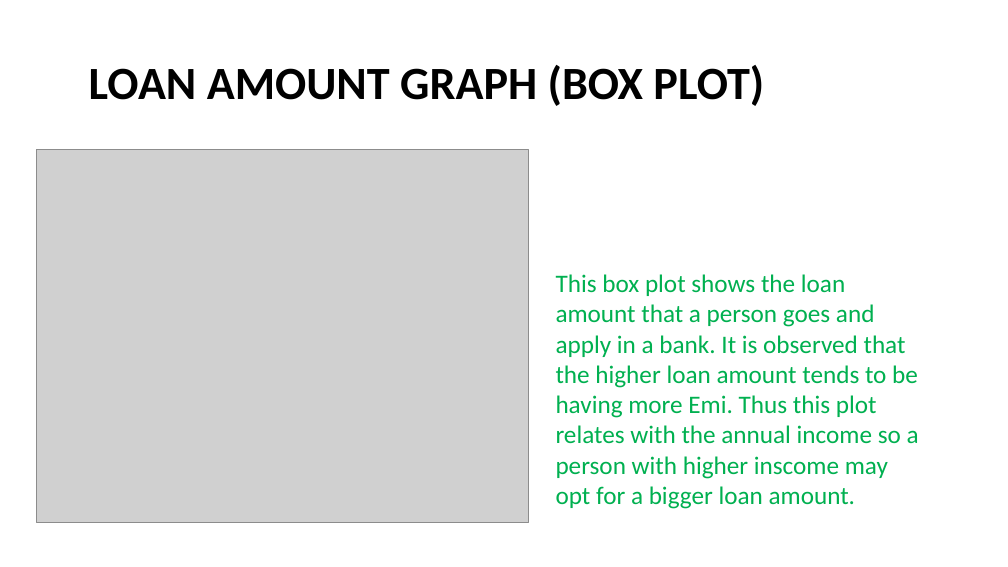
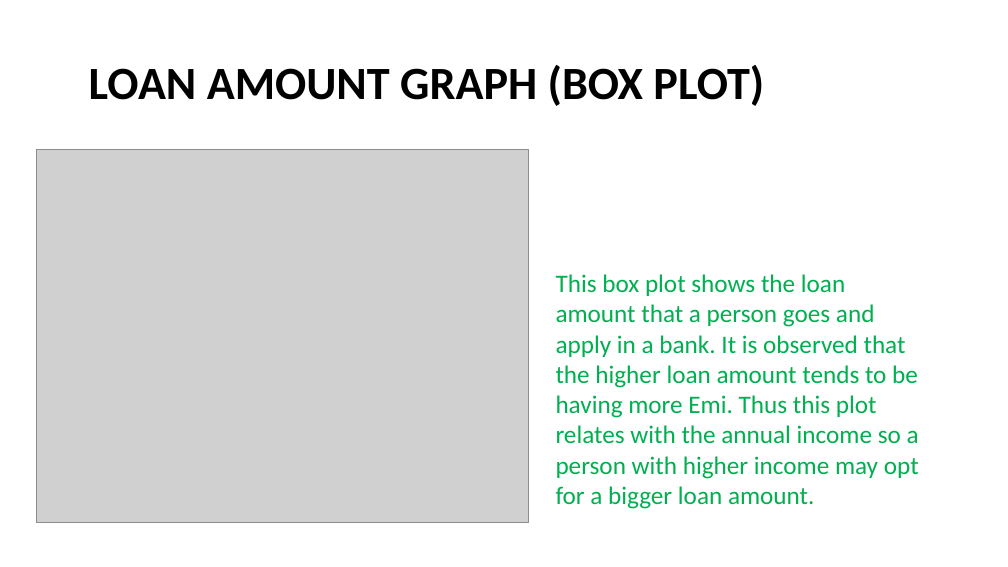
Before and after one commit to abhi-alone/EDA_Case_Study, a slide deck: slide 6 of LENDING CLUB CASE STUDY.pptx. Drawn at 1008x567 pixels with LibreOffice and Linux fonts; fonts in the diff are those of the drawing; grey boxes stand for pictures. Boxes give left, top, right and bottom in pixels: in the first picture for what was removed or moved away, otherwise in the second. Text is boxed around its words. In the diff, an @@ line names an element or a change of style, - is before the commit and + after.

Commit message:
The various graph analysis and Conclusion in readme file

```diff
--- a/LENDING CLUB CASE STUDY.pptx
+++ b/LENDING CLUB CASE STUDY.pptx
@@ text at [556, 274, 919, 509]: text changed @@
-This box plot shows the loan amount that a person goes and apply in a bank. It is observed that the higher loan amount tends to be having more Emi. Thus this plot relates with the annual income so a person with higher inscome may opt for a bigger loan amount.
+This box plot shows the loan amount that a person goes and apply in a bank. It is observed that the higher loan amount tends to be having more Emi. Thus this plot relates with the annual income so a person with higher income may opt for a bigger loan amount.
```
Also in this commit, not shown: 3 slides added, 1 other file.
